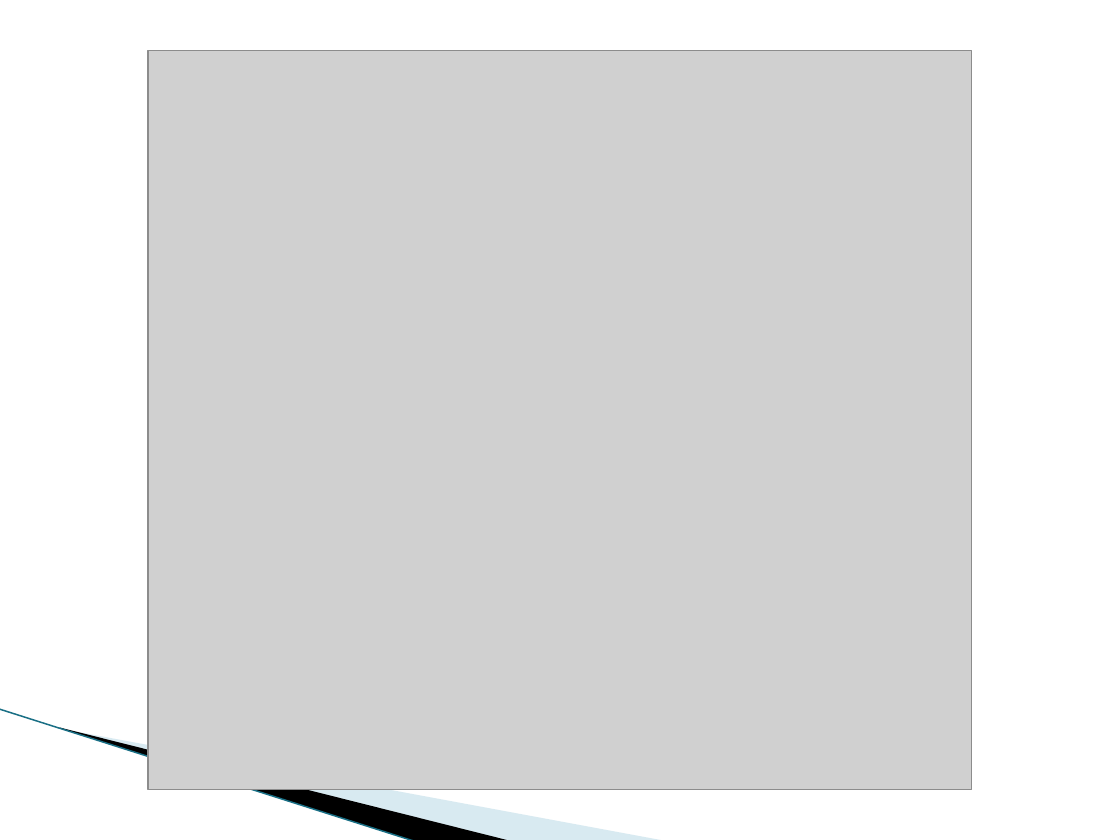
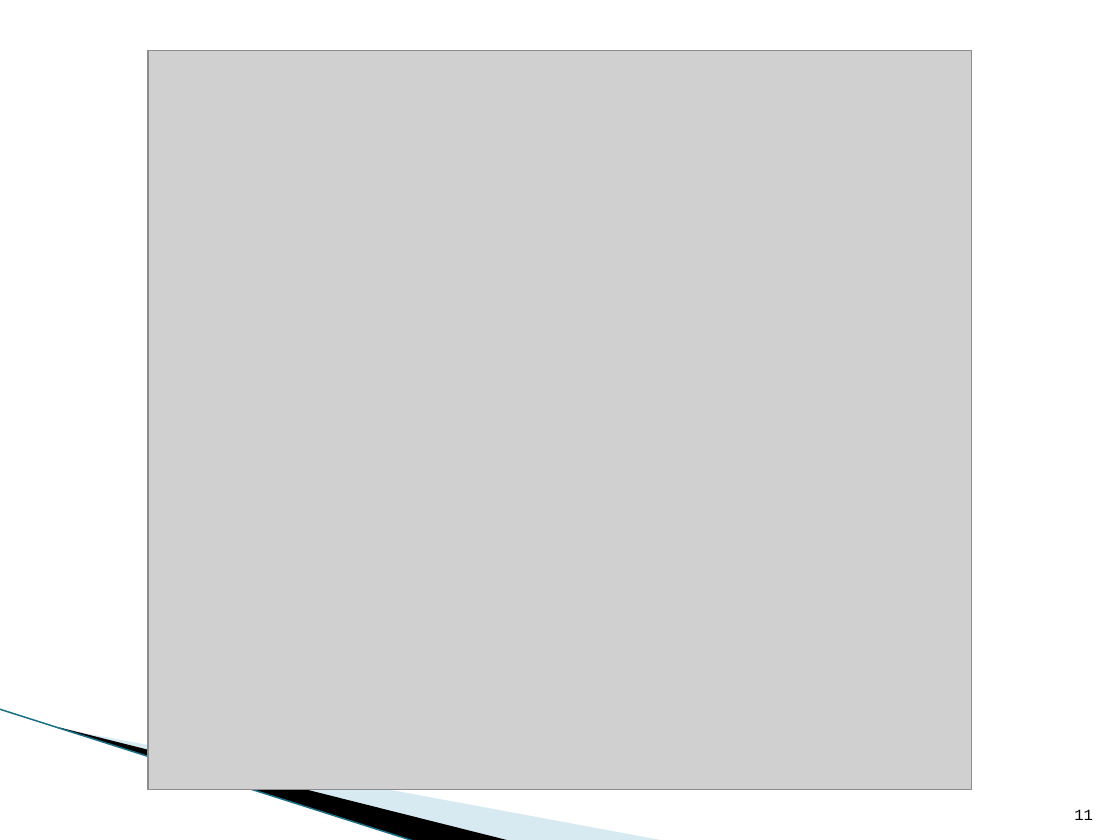
Before and after one commit to rhodajiao/DVFinalProject, a slide deck: slide 11 of 00 Doc/International Cancer Data.pptx. Drawn at 1120x840 pixels with LibreOffice and Linux fonts; fonts in the diff are those of the drawing; grey boxes stand for pictures; background and template pictures are left out. Boxes give left, top, right and bottom in pixels: in the first picture for what was removed or moved away, otherwise in the second. Text is boxed around its words. In the diff, an @@ line names an element or a change of style, - is before the commit and + after.

```diff
--- a/00 Doc/International Cancer Data.pptx
+++ b/00 Doc/International Cancer Data.pptx
@@ page number added at (1074, 809, 1093, 820), 10 pt, text #000000 @@
+11
```
Also in this commit, not shown: 17 other slides changed, 2 slides added, 2 slides removed, 1 other file.
